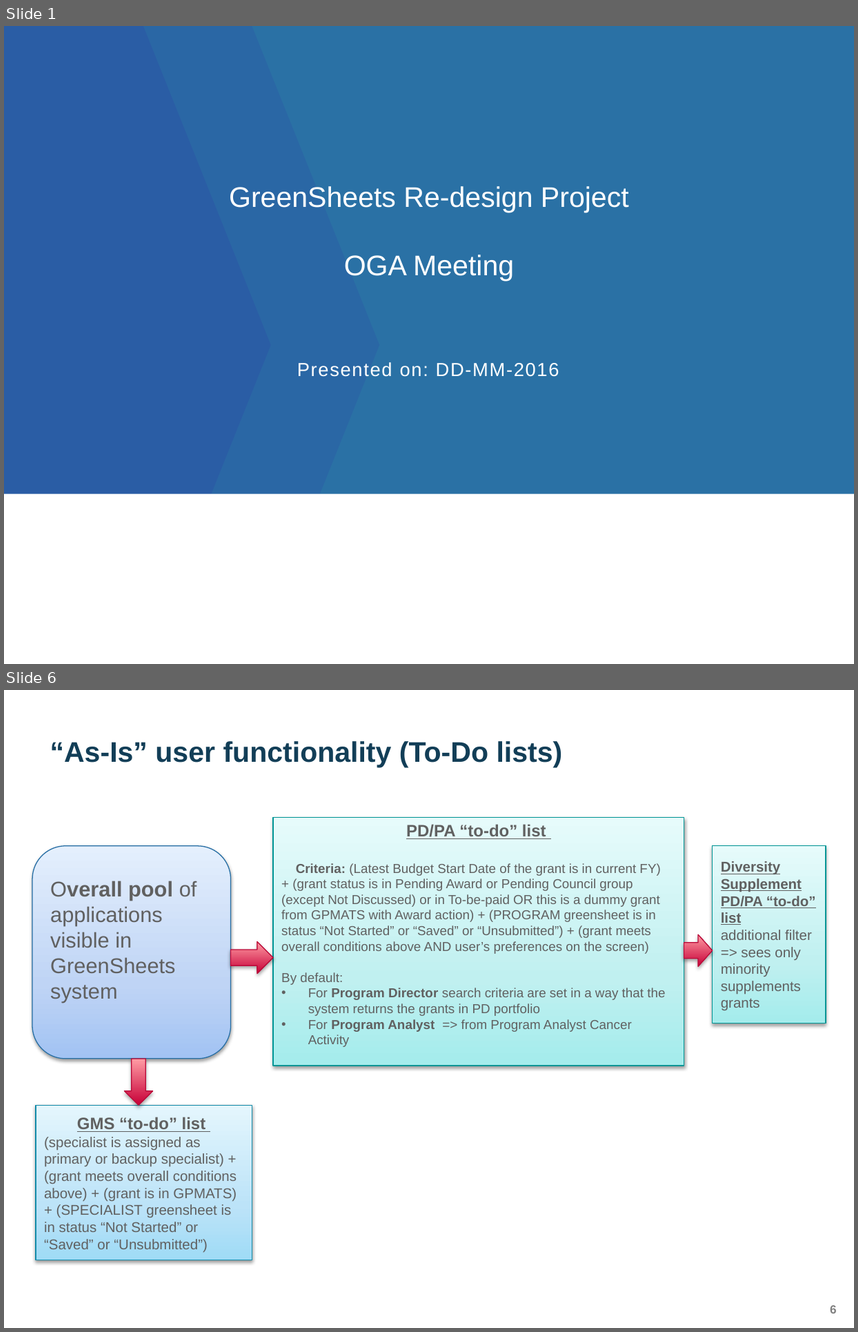
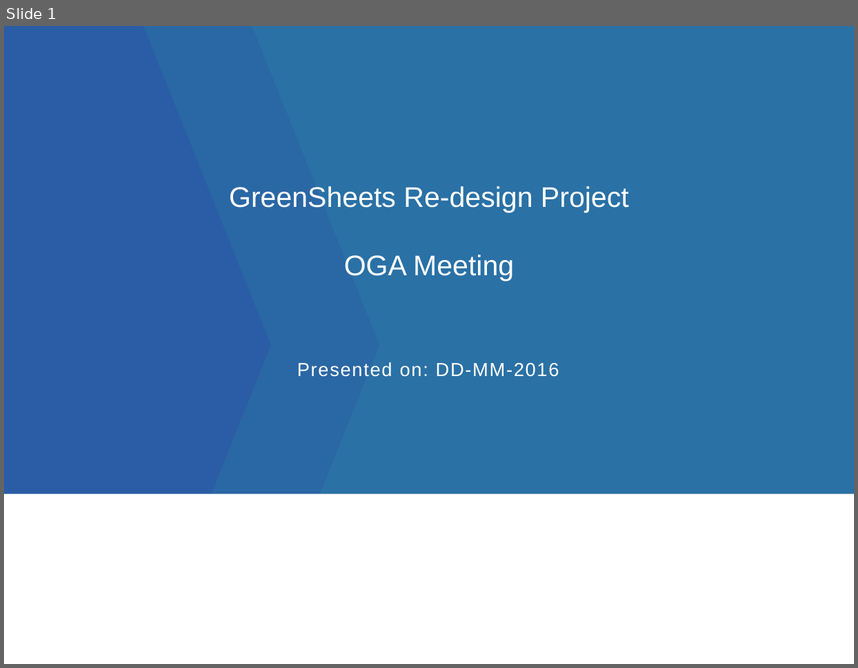
Before and after one commit to yaoh4/greensheets_classic, a slide deck: Requirements/Presentations/GreenSheets OGA presentation_version 1.pptx. Shown one above the other, each under a label of ours: slides 1 and 6 before the commit, slide 1 after it; the slides between them are not shown. The pictures are 858x1332 and 858x668 pixels, drawn with LibreOffice and Linux fonts; fonts in the diff are those of the drawing; background and template pictures are left out. Boxes give left, top, right and bottom in pixels: in the first picture for what was removed or moved away, otherwise in the second. Text is boxed around its words. In the diff, an @@ line names an element or a change of style, - is before the commit and + after.

```diff
--- a/Requirements/Presentations/GreenSheets OGA presentation_version 1.pptx
+++ b/Requirements/Presentations/GreenSheets OGA presentation_version 1.pptx
@@ slide 6 removed at (4,690,854,1328), background #FFFFFF @@
@@ title removed at (50,741,563,767) @@
-“As-Is” user functionality (To-Do lists)
@@ rectangle removed at (274,818,684,1066) @@
-PD/PA “to-do” list
-Criteria: (Latest Budget Start Date of the grant is in current FY)
-+ (grant status is in Pending Award or Pending Council group (except Not Discussed) or in To-be-paid OR this is a dummy grant from GPMATS with Award action) + (PROGRAM greensheet is in status “Not Started” or “Saved” or “Unsubmitted”) + (grant meets overall conditions above AND user’s preferences on the screen)
-By default:
-• For Program Director search criteria are set in a way that the system returns the grants in PD portfolio
-• For Program Analyst => from Program Analyst Cancer Activity
@@ rounded rectangle removed at (32,845,230,1058) @@
-Overall pool of applications visible in GreenSheets system
@@ rectangle removed at (712,845,825,1023) @@
-Diversity Supplement PD/PA “to-do” list
-additional filter => sees only minority supplements grants
@@ right arrow removed at (684,935,712,967) @@
@@ right arrow removed at (231,942,274,974) @@
@@ down arrow removed at (125,1058,153,1105) @@
@@ rectangle removed at (36,1105,252,1259) @@
-GMS “to-do” list
-(specialist is assigned as primary or backup specialist) + (grant meets overall conditions above) + (grant is in GPMATS) + (SPECIALIST greensheet is in status “Not Started” or “Saved” or “Unsubmitted”)
@@ page number removed at (830,1305,837,1313) @@
-6
```
Also in this commit, not shown: 4 slides changed, 4 slides added, 9 other slides removed.
